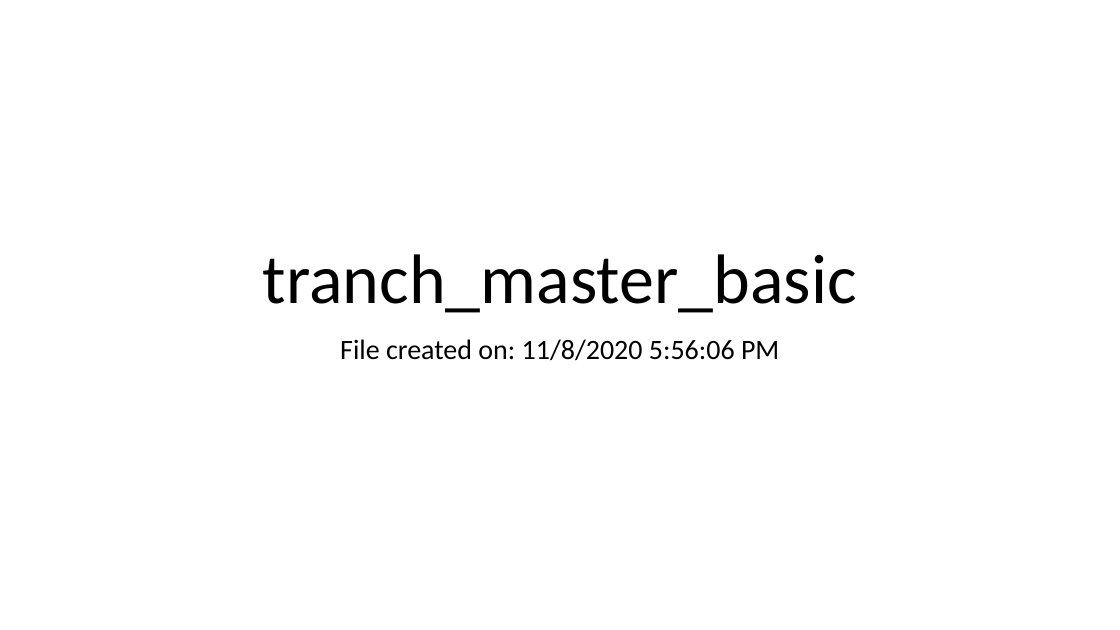
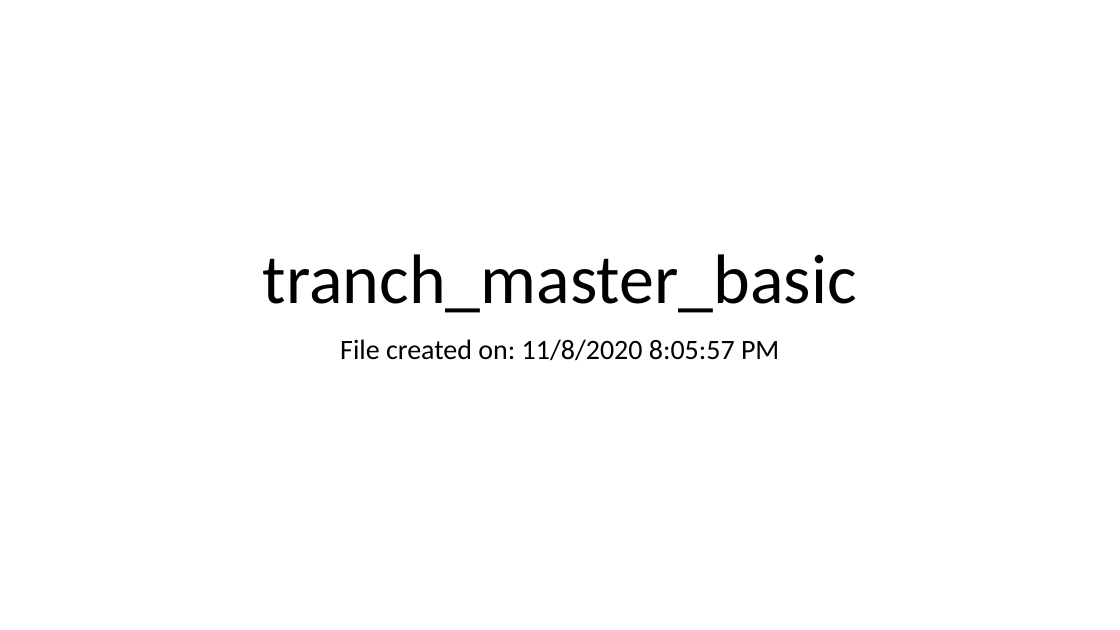
Before and after one commit to rohansanjay/lookdeep-img-classifier, a slide deck: slide 1 of datasets/tranch_master_basic.pptx. Drawn at 1120x630 pixels with LibreOffice and Linux fonts; fonts in the diff are those of the drawing. Boxes give left, top, right and bottom in pixels: in the first picture for what was removed or moved away, otherwise in the second. Text is boxed around its words. In the diff, an @@ line names an element or a change of style, - is before the commit and + after.

```diff
--- a/datasets/tranch_master_basic.pptx
+++ b/datasets/tranch_master_basic.pptx
@@ subtitle at [340, 339, 779, 361]: text changed @@
-File created on: 11/8/2020 5:56:06 PM
+File created on: 11/8/2020 8:05:57 PM
```
Also in this commit, not shown: 4 other slides changed, 16 slides added, 5 slides removed, 6 other files.
